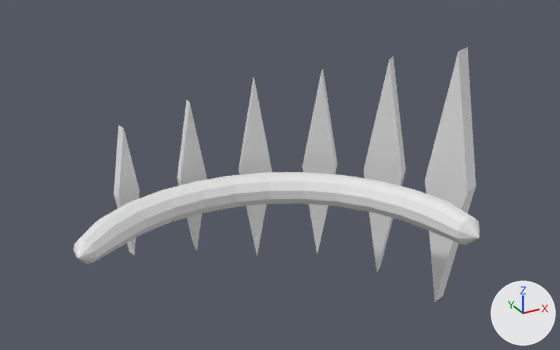
The Blender file blender_files/ruina_blends/halo_1.blend, before and after one commit.
One viewpoint serves both versions: a 50 mm camera at (-7.63, -13.17, 9.83) aimed at (1.69, 3.77, 1.36). Lighting does not change. The marker at lower right points along +X, +Y and +Z.
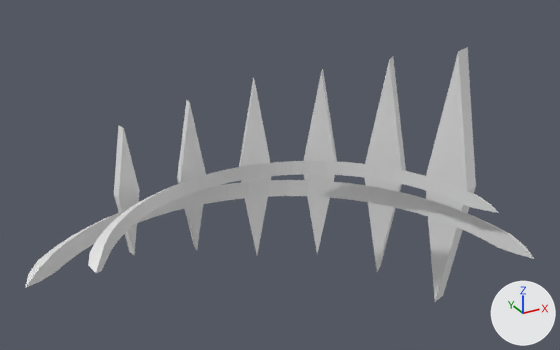
Diff of the bpy script that builds the scene:
```diff
--- a/blender_files/ruina_blends/halo_1.blend.py
+++ b/blender_files/ruina_blends/halo_1.blend.py
@@ me_cube @@
 # used by ob_cube; location = (0.0, 0.0, 0.0)
-me_cube.from_pydata(...)  # 205 vertices, 226 faces; spans x -3.83..8.01, y 0.29..7.81, z -4.19..4.19
+me_cube.from_pydata(...)  # 232 vertices, 246 faces; spans x -5.31..8.01, y -1.25..7.81, z -4.19..4.19
+# me_cube part 1: the loose piece of 145 vertices spanning x -3.83..6.21, y 0.29..6.68, z -0.48..0.48 is rebuilt with 83 vertices and now spans x -5.31..6.7, y -1.25..6.7, z -0.27..0.27
+# me_cube part 2: a new loose piece of 89 vertices spanning x -4.1..6.05, y -0.3..5.5, z 0.79..1.21, in mat_white (white #e7e7e7)
 me_cube.materials.append(mat_white)
```

Where the change shows, as pixel boxes [x1, y1, x2, y2] in the pictures (560 x 350 px):
'Cube', reshaped (25% wider): before [73, 47, 480, 302]; after [25, 47, 534, 302]
part 1 of me_cube, rebuilt (25% wider, 17% taller): before [73, 172, 480, 264]; after [25, 180, 534, 288]
part 2 of me_cube, added: after [88, 161, 498, 273]
